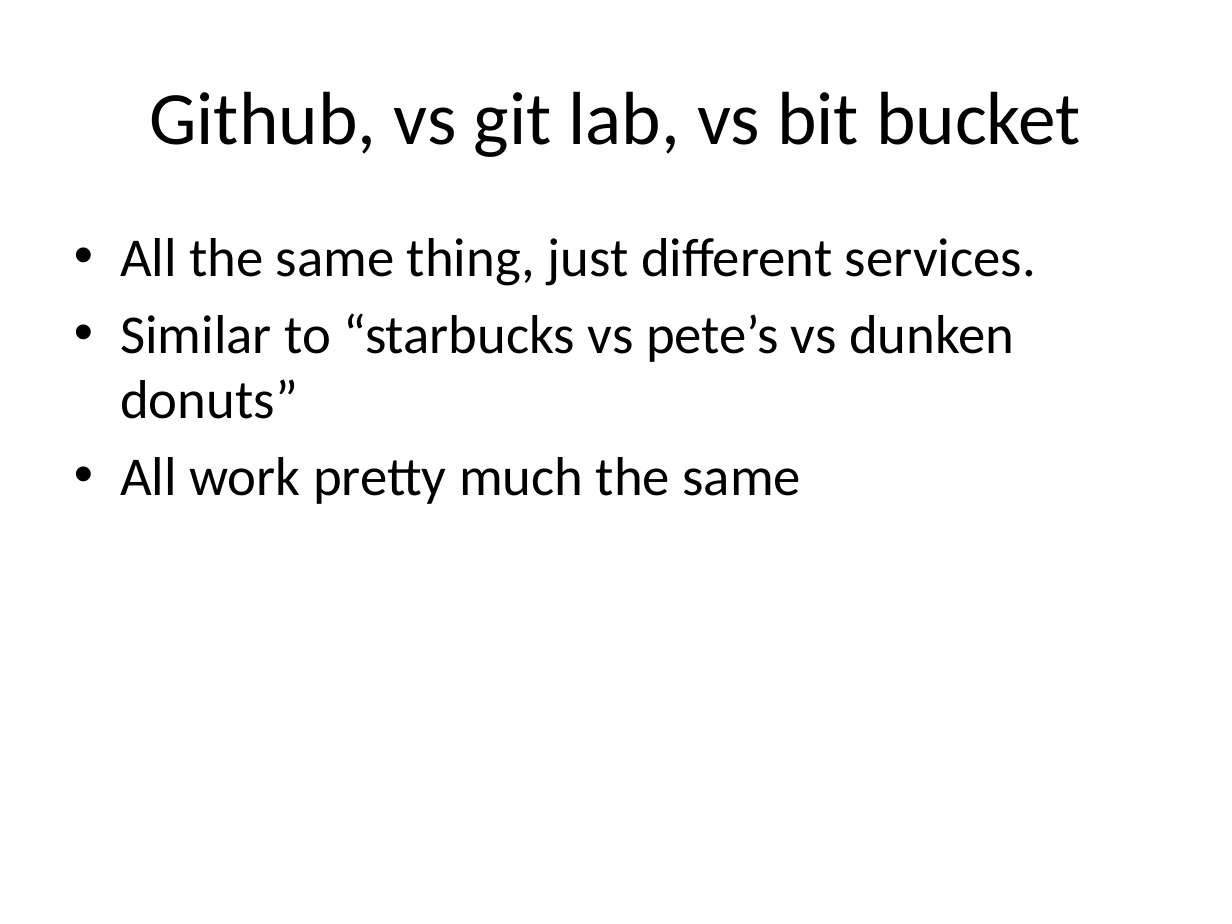
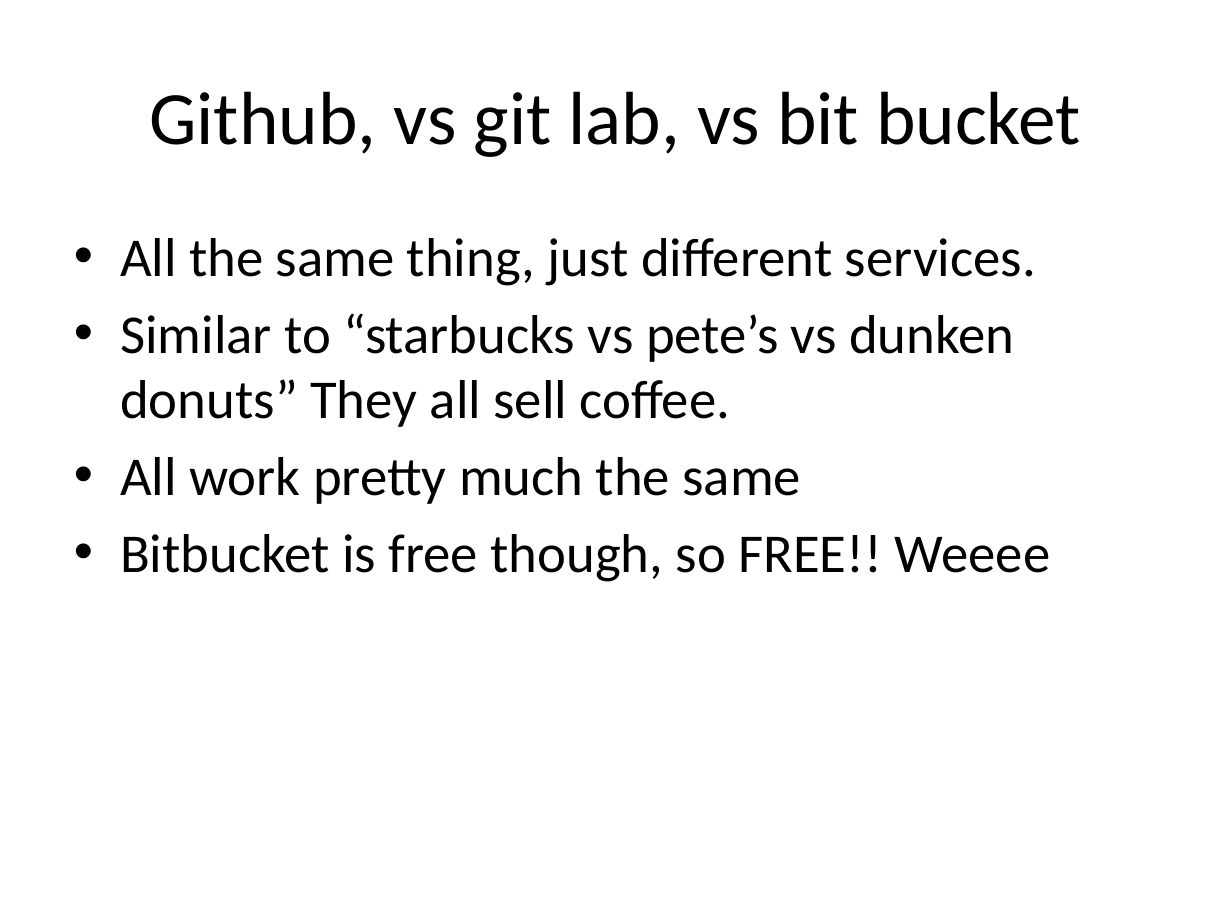
Before and after one commit to jtian1167/SLP-demo, a slide deck: slide 6 of SLP github.pptx (slide 5 before the commit). Drawn at 1232x924 pixels with LibreOffice and Linux fonts; fonts in the diff are those of the drawing. Boxes give left, top, right and bottom in pixels: in the first picture for what was removed or moved away, otherwise in the second. Text is boxed around its words. In the diff, an @@ line names an element or a change of style, - is before the commit and + after.

```diff
--- a/SLP github.pptx
+++ b/SLP github.pptx
@@ text at (x1=120, y1=313, x2=1014, y2=427): text changed @@
-• Similar to “starbucks vs pete’s vs dunken donuts”
+• Similar to “starbucks vs pete’s vs dunken donuts” They all sell coffee.
@@ text at (x1=120, y1=534, x2=1051, y2=582): paragraph added @@
+• Bitbucket is free though, so FREE!! Weeee
```
Also in this commit, not shown: 9 other slides changed, 5 slides added, 1 slide removed, 1 other file.
